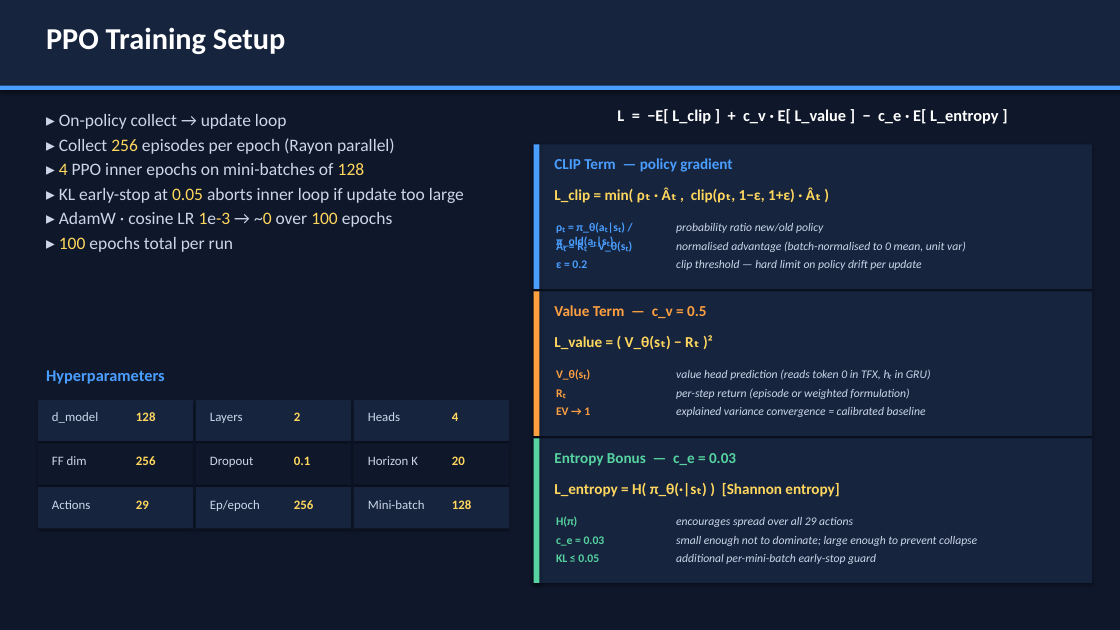
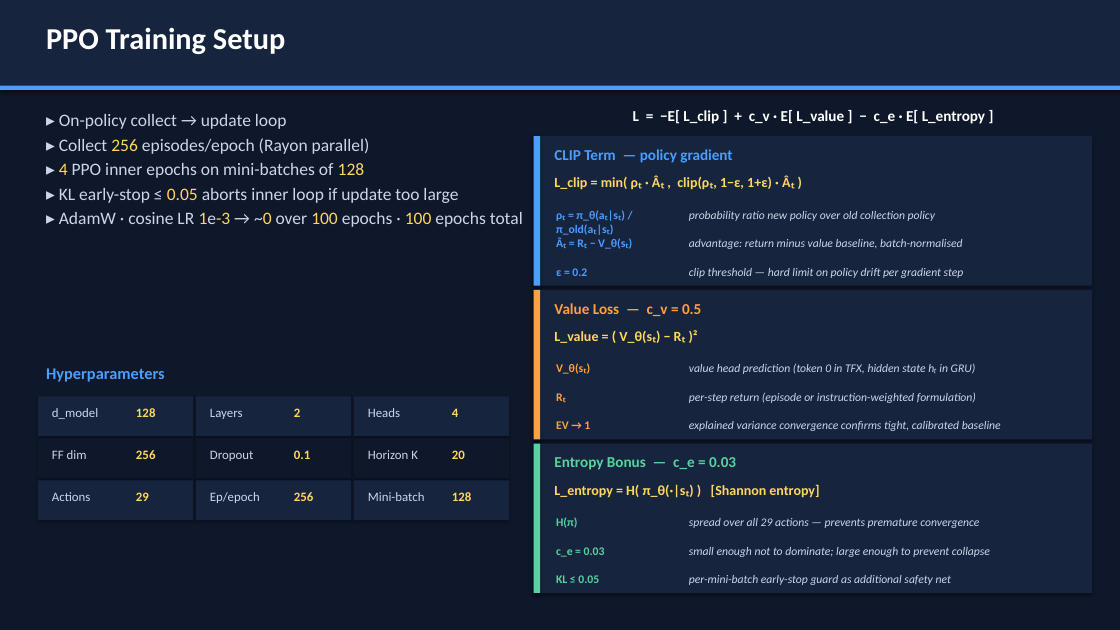
Before and after one commit to eblack-leaf/llvm-lstm, a slide deck: slide 13 of presentation.pptx (slide 12 before the commit). Drawn at 1120x630 pixels with LibreOffice and Linux fonts; fonts in the diff are those of the drawing. Boxes give left, top, right and bottom in pixels: in the first picture for what was removed or moved away, otherwise in the second. Text is boxed around its words. In the diff, an @@ line names an element or a change of style, - is before the commit and + after.

```diff
--- a/presentation.pptx
+++ b/presentation.pptx
@@ text "L = −E[ L_clip ] ..." at [633, 110, 985, 124]: size 14 to 13 pt @@
@@ text at [59, 138, 370, 154]: text changed @@
-▸ Collect 256 episodes per epoch (Rayon parallel)
+▸ Collect 256 episodes/epoch (Rayon parallel)
@@ rectangle: place and size @@
-rectangle at [534, 145, 1092, 289]
+rectangle at [534, 136, 1092, 286]
@@ rectangle: place and size @@
-rectangle at [534, 145, 539, 289]
+rectangle at [534, 136, 540, 286]
@@ text "CLIP Term — policy gradient": place and size @@
-text "CLIP Term — policy gradient" at [554, 158, 732, 172]
+text "CLIP Term — policy gradient" at [554, 149, 732, 163]
@@ size 13 to 12 pt in 3 elements at [554, 484, 819, 498], [554, 330, 698, 343], [554, 177, 772, 190] @@
@@ text "L_clip = min( ρₜ · ...": place and size @@
-text "L_clip = min( ρₜ · ..." at [554, 189, 795, 203]
+text "L_clip = min( ρₜ · ..." at [554, 177, 772, 190]
@@ text at [59, 188, 523, 227]: text changed @@
-▸ KL early-stop at 0.05 aborts inner loop if update too large
-▸ AdamW · cosine LR 1e-3 → ~0 over 100 epochs
-▸ 100 epochs total per run
+▸ KL early-stop ≤ 0.05 aborts inner loop if update too large
+▸ AdamW · cosine LR 1e-3 → ~0 over 100 epochs · 100 epochs total
@@ text "ρₜ = π_θ(aₜ|sₜ) / π_old(aₜ|sₜ)": place and size @@
-text "ρₜ = π_θ(aₜ|sₜ) / π_old(aₜ|sₜ)" at [556, 222, 604, 249]
+text "ρₜ = π_θ(aₜ|sₜ) / π_old(aₜ|sₜ)" at [556, 210, 604, 235]
@@ text at [689, 211, 935, 221]: text changed @@
-probability ratio new/old policy
+probability ratio new policy over old collection policy
@@ text at [689, 239, 963, 249]: text changed @@
-normalised advantage (batch-normalised to 0 mean, unit var)
+advantage: return minus value baseline, batch-normalised
@@ text "ε = 0.2": place and size @@
-text "ε = 0.2" at [556, 260, 587, 268]
+text "ε = 0.2" at [556, 268, 587, 276]
@@ text at [689, 268, 964, 278]: text changed @@
-clip threshold — hard limit on policy drift per update
+clip threshold — hard limit on policy drift per gradient step
@@ text at [554, 303, 701, 316]: text changed @@
-Value Term — c_v = 0.5
+Value Loss — c_v = 0.5
@@ text "V_θ(sₜ)": place and size @@
-text "V_θ(sₜ)" at [556, 369, 583, 380]
+text "V_θ(sₜ)" at [556, 363, 583, 374]
@@ text "Rₜ": place and size @@
-text "Rₜ" at [556, 389, 566, 398]
+text "Rₜ" at [556, 393, 566, 402]
@@ text at [689, 363, 976, 374]: text changed @@
-value head prediction (reads token 0 in TFX, hₜ in GRU)
+value head prediction (token 0 in TFX, hidden state hₜ in GRU)
@@ text "EV → 1": place and size @@
-text "EV → 1" at [556, 407, 590, 415]
+text "EV → 1" at [556, 421, 590, 429]
@@ text at [689, 393, 976, 403]: text changed @@
-per-step return (episode or weighted formulation)
+per-step return (episode or instruction-weighted formulation)
@@ rectangle: place and size @@
-rectangle at [534, 439, 1092, 583]
+rectangle at [534, 444, 1092, 593]
@@ rectangle: place and size @@
-rectangle at [534, 439, 539, 583]
+rectangle at [534, 444, 540, 593]
@@ text "Entropy Bonus — c_e = ...": place and size @@
-text "Entropy Bonus — c_e = ..." at [554, 453, 736, 466]
+text "Entropy Bonus — c_e = ..." at [554, 457, 736, 470]
@@ text at [689, 421, 1001, 431]: text changed @@
-explained variance convergence = calibrated baseline
+explained variance convergence confirms tight, calibrated baseline
@@ 18 texts, 9 rectangles: place and size @@
-18 texts, 9 rectangles at [38, 400, 509, 528]
+18 texts, 9 rectangles at [38, 397, 509, 520]
@@ text "c_e = 0.03": place and size @@
-text "c_e = 0.03" at [556, 536, 605, 546]
+text "c_e = 0.03" at [556, 547, 605, 557]
@@ text "small enough not to dominate; ...": place and size @@
-text "small enough not to dominate; ..." at [676, 536, 977, 546]
+text "small enough not to dominate; ..." at [689, 547, 990, 557]
@@ text at [689, 518, 979, 528]: text changed @@
-encourages spread over all 29 actions
+spread over all 29 actions — prevents premature convergence
@@ text "KL ≤ 0.05": place and size @@
-text "KL ≤ 0.05" at [556, 554, 599, 562]
+text "KL ≤ 0.05" at [556, 575, 599, 583]
@@ text at [689, 575, 951, 585]: text changed @@
-additional per-mini-batch early-stop guard
+per-mini-batch early-stop guard as additional safety net
```
Also in this commit, not shown: 8 other slides changed, 1 slide added, 2 other files.
